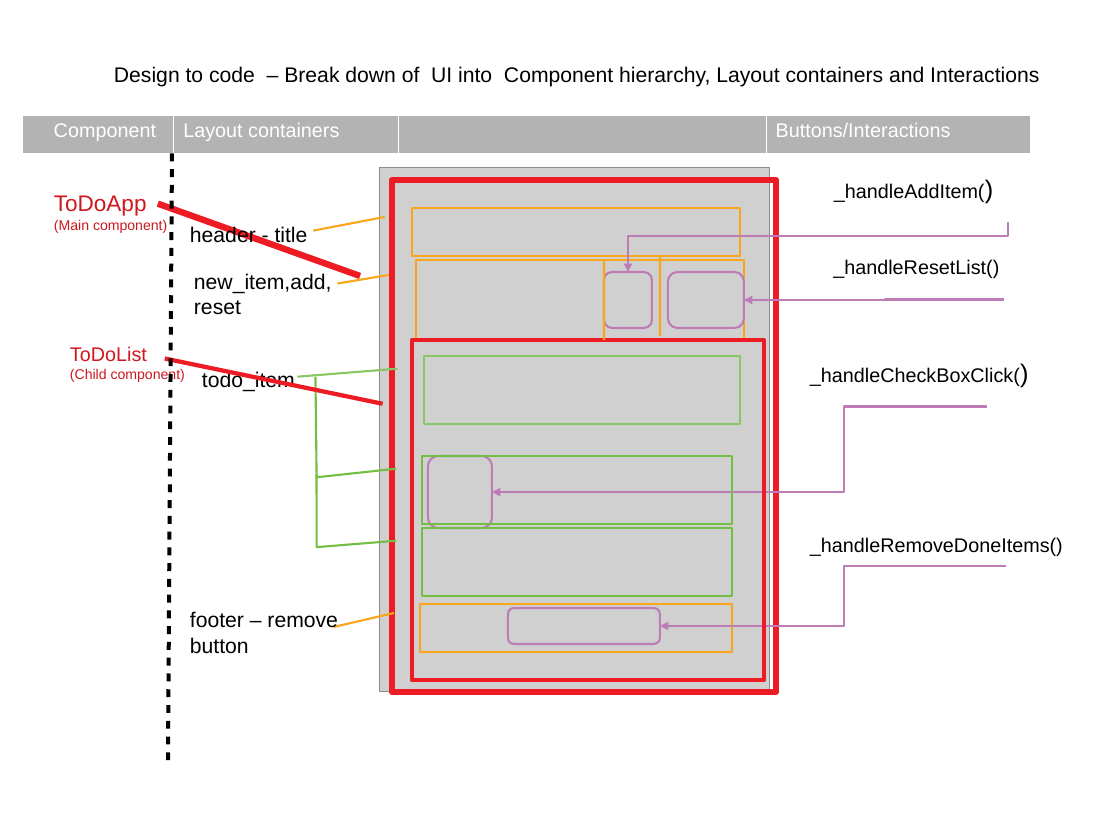
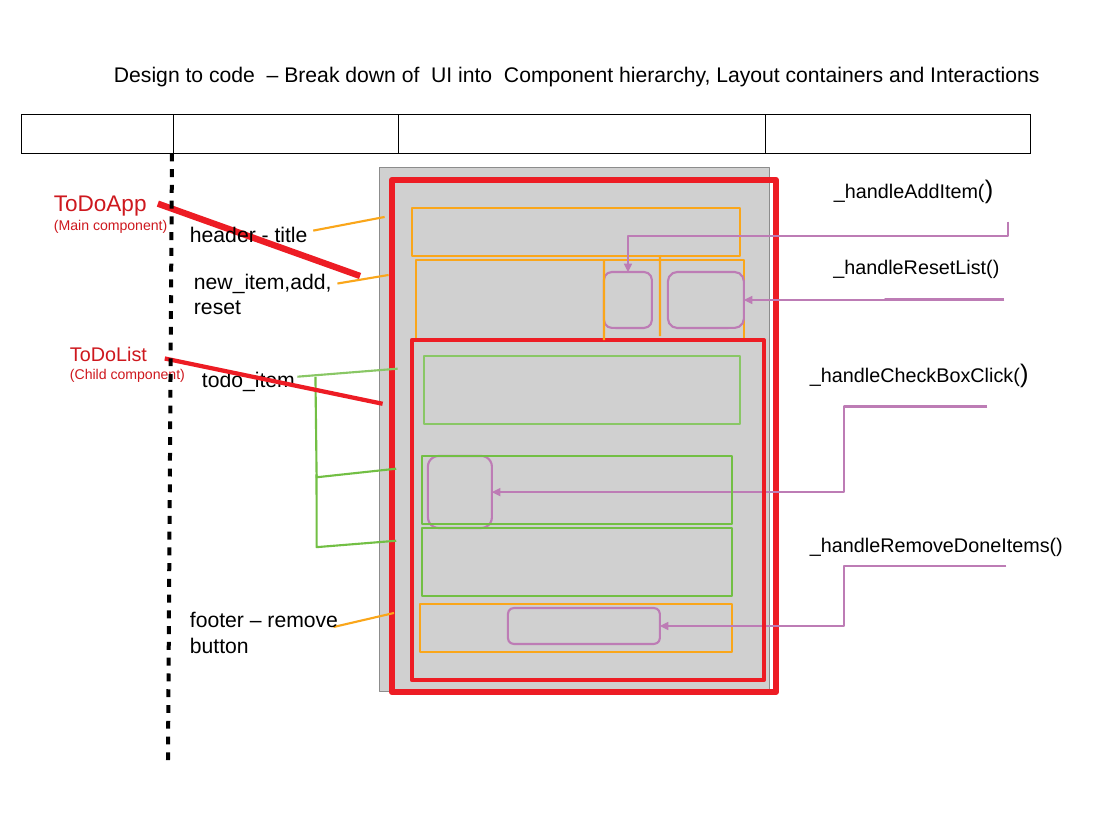
Before and after one commit to keef-ui/devDocs, a slide deck: slide 2 of toDoAppDesign.odp. Drawn at 1120x840 pixels with LibreOffice and Linux fonts; fonts in the diff are those of the drawing; grey boxes stand for pictures. Boxes give left, top, right and bottom in pixels: in the first picture for what was removed or moved away, otherwise in the second. Text is boxed around its words. In the diff, an @@ line names an element or a change of style, - is before the commit and + after.

```diff
--- a/toDoAppDesign.odp
+++ b/toDoAppDesign.odp
@@ table at bbox=[21, 115, 1030, 153] @@
@@ fill #B3B3B3 to none in 3 cells @@
@@ borders changed @@
```
Also in this commit, not shown: 1 other slide changed, 1 slide added, 2 other files.
